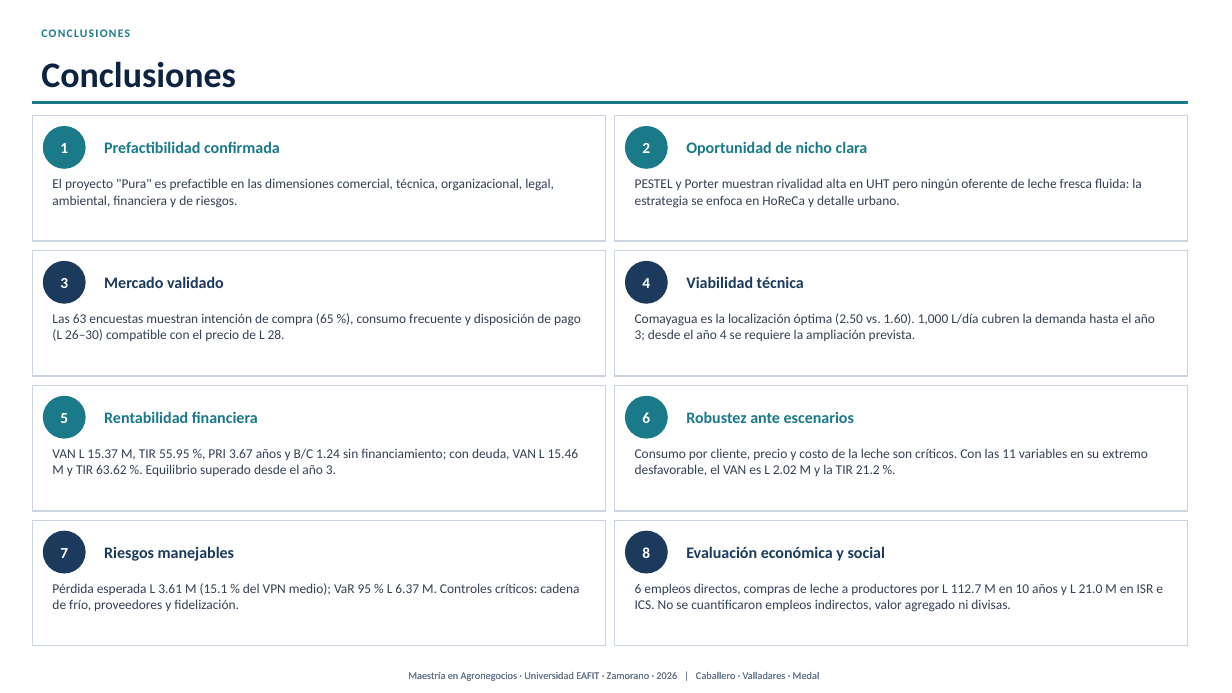
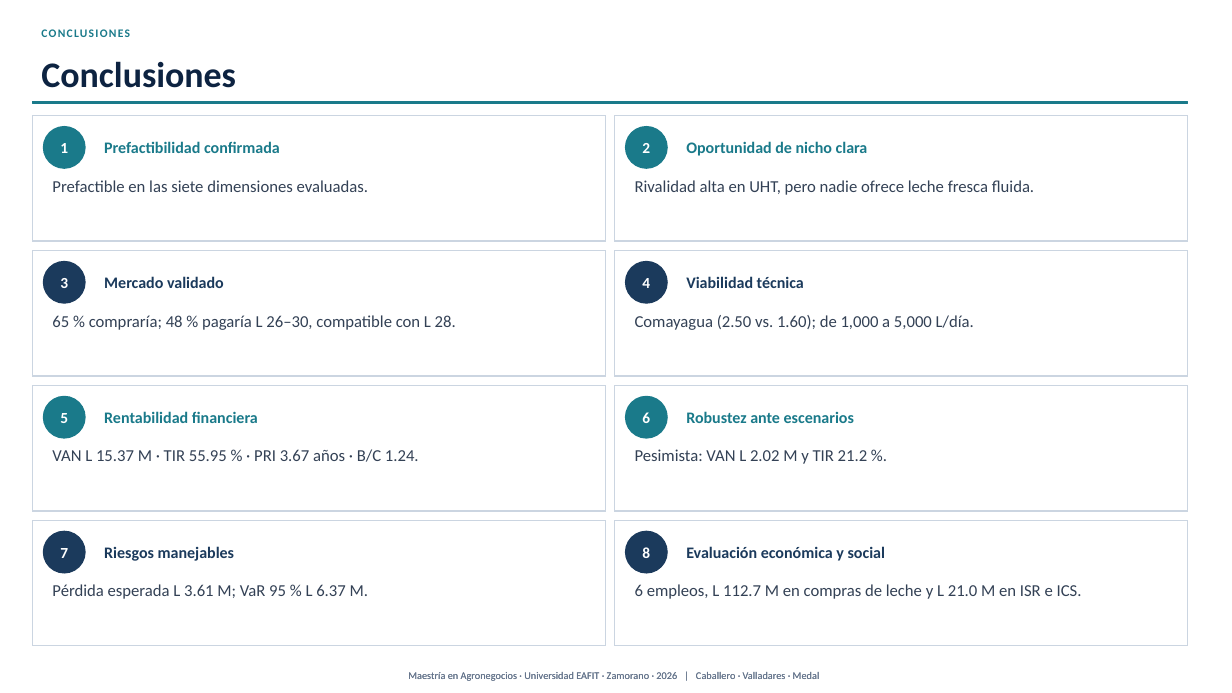
Before and after one commit to modelqdeluxe-ops/ss, a slide deck: slide 32 of Defensa_Tesis_Jaime_Fredy_Horacio_corregida.pptx. Drawn at 1232x693 pixels with LibreOffice and Linux fonts; fonts in the diff are those of the drawing. Boxes give left, top, right and bottom in pixels: in the first picture for what was removed or moved away, otherwise in the second. Text is boxed around its words. In the diff, an @@ line names an element or a change of style, - is before the commit and + after.

```diff
--- a/Defensa_Tesis_Jaime_Fredy_Horacio_corregida.pptx
+++ b/Defensa_Tesis_Jaime_Fredy_Horacio_corregida.pptx
@@ text at (x1=52, y1=180, x2=368, y2=192): text changed; size 10.5 to 13 pt @@
-El proyecto "Pura" es prefactible en las dimensiones comercial, técnica, organizacional, legal, ambiental, financiera y de riesgos.
+Prefactible en las siete dimensiones evaluadas.
@@ text at (x1=635, y1=180, x2=1034, y2=195): text changed; size 10.5 to 13 pt @@
-PESTEL y Porter muestran rivalidad alta en UHT pero ningún oferente de leche fresca fluida: la estrategia se enfoca en HoReCa y detalle urbano.
+Rivalidad alta en UHT, pero nadie ofrece leche fresca fluida.
@@ text at (x1=52, y1=315, x2=456, y2=330): text changed; size 10.5 to 13 pt @@
-Las 63 encuestas muestran intención de compra (65 %), consumo frecuente y disposición de pago (L 26–30) compatible con el precio de L 28.
+65 % compraría; 48 % pagaría L 26–30, compatible con L 28.
@@ text at (x1=635, y1=315, x2=974, y2=330): text changed; size 10.5 to 13 pt @@
-Comayagua es la localización óptima (2.50 vs. 1.60). 1,000 L/día cubren la demanda hasta el año 3; desde el año 4 se requiere la ampliación prevista.
+Comayagua (2.50 vs. 1.60); de 1,000 a 5,000 L/día.
@@ text at (x1=52, y1=449, x2=419, y2=462): text changed; size 10.5 to 13 pt @@
-VAN L 15.37 M, TIR 55.95 %, PRI 3.67 años y B/C 1.24 sin financiamiento; con deuda, VAN L 15.46 M y TIR 63.62 %. Equilibrio superado desde el año 3.
+VAN L 15.37 M · TIR 55.95 % · PRI 3.67 años · B/C 1.24.
@@ text at (x1=635, y1=449, x2=868, y2=464): text changed; size 10.5 to 13 pt @@
-Consumo por cliente, precio y costo de la leche son críticos. Con las 11 variables en su extremo desfavorable, el VAN es L 2.02 M y la TIR 21.2 %.
+Pesimista: VAN L 2.02 M y TIR 21.2 %.
@@ text at (x1=52, y1=584, x2=368, y2=599): text changed; size 10.5 to 13 pt @@
-Pérdida esperada L 3.61 M (15.1 % del VPN medio); VaR 95 % L 6.37 M. Controles críticos: cadena de frío, proveedores y fidelización.
+Pérdida esperada L 3.61 M; VaR 95 % L 6.37 M.
@@ text at (x1=635, y1=584, x2=1082, y2=599): text changed; size 10.5 to 13 pt @@
-6 empleos directos, compras de leche a productores por L 112.7 M en 10 años y L 21.0 M en ISR e ICS. No se cuantificaron empleos indirectos, valor agregado ni divisas.
+6 empleos, L 112.7 M en compras de leche y L 21.0 M en ISR e ICS.
```
Also in this commit, not shown: 23 other slides changed, 3 other files.
